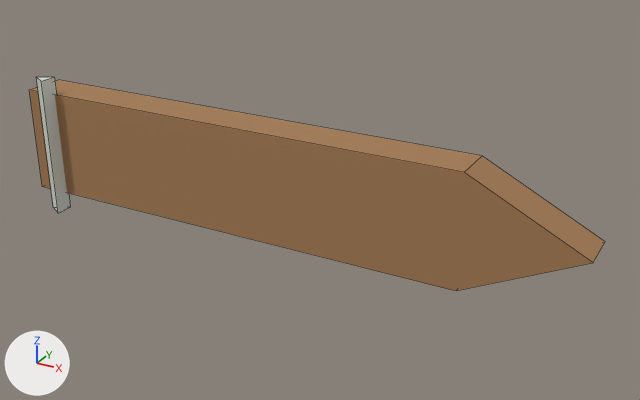
Two versions of the FBX model Assets/Art/EternalEnigma/BiomeDecorations/Marsh_SignPanel.fbx, one commit apart.
One viewpoint serves both versions: a 50 mm camera at (0.67, -1.088, 0.53) aimed at (0.066, 0.011, -0.019). Lighting does not change. The marker at lower left points along +X, +Y and +Z. The first picture is the older version. Mesh edges are drawn as thin lines.

In view in the first picture: 'Marsh_SignPanel'.
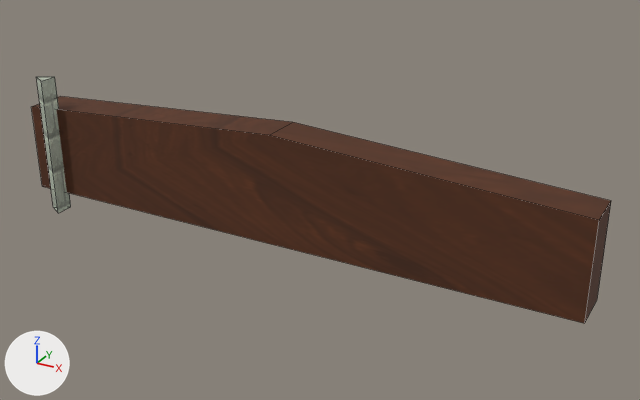
Scene script edits in JSON lines:
```json
{"op": "add", "block": "img_biomedecorations_png", "code": ["img_biomedecorations_png = load_image('BiomeDecorations.png', '../../PaintedEnvironment/BiomeDecorations.png', 2048, 2048, 'sRGB')"]}
{"op": "remove", "block": "mat_ee_deco_01", "code": "mat_ee_deco_01.base_color = (0.38, 0.2, 0.085)  # brown #a67c52"}
{"op": "add", "block": "mat_ee_deco_01", "code": "mat_ee_deco_01.texture = img_biomedecorations_png"}
{"op": "remove", "block": "mat_ee_deco_05", "code": "mat_ee_deco_05.base_color = (0.67, 0.7, 0.64)  # light grey #d6dad1"}
{"op": "add", "block": "mat_ee_deco_05", "code": "mat_ee_deco_05.texture = img_biomedecorations_png"}
{"block": "me_marsh_signpanel_002", "where": "me_marsh_signpanel_002.from_pydata(...)  # 16 vertices, 12 faces; spans x -0.48..0.49, y -0.061..0.035, z -0.12..0.12"}
{"block": "me_marsh_signpanel_002", "where": "# used by ob_marsh_signpanel; location = (0.0, 0.0, 0.0)"}
{"block": "me_marsh_signpanel_002", "change": "me_marsh_signpanel_002 part 1"}
{"op": "set", "path": "me_marsh_signpanel_002.vertices[1].co", "old": "(0.31, -0.035, -0.09)", "new": "(0.49, -0.035, -0.09)", "note": "pixel (456, 290) -> pixel (584, 323)"}
{"op": "set", "path": "me_marsh_signpanel_002.vertices[2].co", "old": "(0.49, -0.035, 0.0)", "new": "(0.49, -0.035, 0.06)", "note": "pixel (593, 262) -> pixel (599, 220)"}
{"op": "set", "path": "me_marsh_signpanel_002.vertices[3].co", "old": "(0.31, -0.035, 0.09)", "new": "(0.005, -0.035, 0.09)", "note": "pixel (464, 172) -> pixel (268, 135)"}
{"op": "set", "path": "me_marsh_signpanel_002.vertices[4].co", "old": "(-0.48, -0.035, 0.09)", "new": "(-0.48, -0.035, 0.06)", "note": "pixel (29, 89) -> pixel (31, 106)"}
{"op": "set", "path": "me_marsh_signpanel_002.vertices[6].co", "old": "(0.31, 0.035, -0.09)", "new": "(0.49, 0.035, -0.09)", "note": "not seen -> pixel (597, 300)"}
{"op": "set", "path": "me_marsh_signpanel_002.vertices[7].co", "old": "(0.49, 0.035, 0.0)", "new": "(0.49, 0.035, 0.06)", "note": "pixel (605, 241) -> pixel (611, 200)"}
{"op": "set", "path": "me_marsh_signpanel_002.vertices[8].co", "old": "(0.31, 0.035, 0.09)", "new": "(0.005, 0.035, 0.09)", "note": "pixel (482, 155) -> pixel (292, 122)"}
{"op": "set", "path": "me_marsh_signpanel_002.vertices[9].co", "old": "(-0.48, 0.035, 0.09)", "new": "(-0.48, 0.035, 0.06)", "note": "pixel (58, 79) -> pixel (60, 96)"}
```

Boxes (x1, y1, x2, y2) around the edits, measured in the pictures (640 x 400 px; the box of a moved part takes in the faces that stretch with it):
```json
{"object": "Marsh_SignPanel", "change": "surface changed, reshaped", "before": [29, 77, 605, 291], "after": [32, 77, 611, 323], "on screen": "darker, 15% taller"}
{"part": 1, "of": "me_marsh_signpanel_002", "change": "moved or reshaped", "before": [29, 80, 605, 291], "after": [32, 96, 611, 323]}
```
